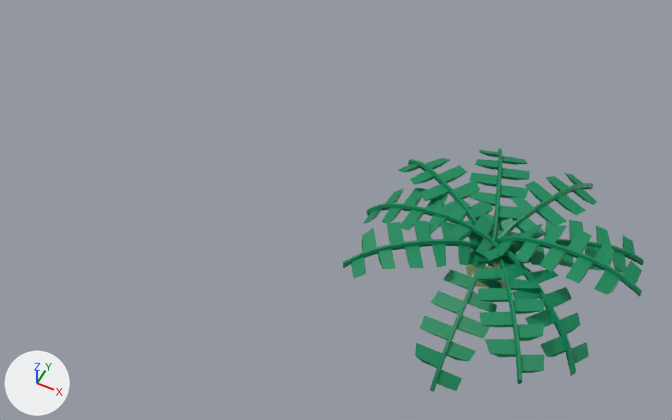
A saved change to the FBX model Assets/Models/GameSceneObjects/海線/Decorate/coco_tree_02.fbx.
Both versions are drawn from a camera (50 mm lens) standing at (14.7, -74.2, 105.1) and looking at (-21.9, -1.1, 13.7). Arrows for +X, +Y and +Z are at lower left; the lights stay in place.

Before the edit, the objects in view are built like this:
```python
me_cylinder_033 = bpy.data.meshes.new('Cylinder.033')
me_cylinder_033.from_pydata(...)  # 1327 vertices, 1290 faces; spans x -3313.0..3406.0, y 22.0..5290.0, z -2355.0..4218.0
# faces by material slot: [50, 60, 1180]
me_cylinder_033.materials.append(mat_material_011)  # brown #958274
me_cylinder_033.materials.append(mat_material_019)  # green #c3e7a6
me_cylinder_033.materials.append(mat_material_015)  # green #00885a
ob_coco_tree_3 = bpy.data.objects.new('coco_tree_3', me_cylinder_033)
ob_coco_tree_3.parent = ob_coco_tree_3_001
ob_coco_tree_3.location = (0.0, 0.0, 0.0)
ob_coco_tree_3.scale = (0.503, 0.503, 0.503)
```
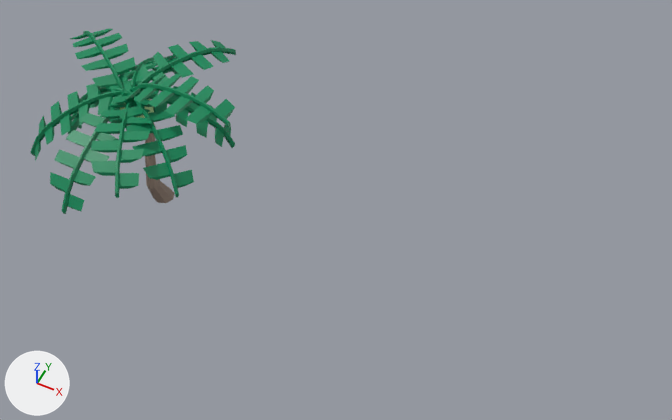
Patch to the scene script:
```diff
--- a/Assets/Models/GameSceneObjects/海線/Decorate/coco_tree_02.fbx.py
+++ b/Assets/Models/GameSceneObjects/海線/Decorate/coco_tree_02.fbx.py
@@ me_cylinder_033 @@
 # used by ob_coco_tree_3; parent = ob_coco_tree_3_001; location = (0.0, 0.0, 0.0); scale = (0.503, 0.503, 0.503)
-me_cylinder_033.from_pydata(...)  # 1327 vertices, 1290 faces; spans x -3313.0..3406.0, y 22.0..5290.0, z -2355.0..4218.0
+me_cylinder_033.from_pydata(...)  # 1327 vertices, 1290 faces; spans x -156450.0..165008.0, y -158131.0..166400.0, z -63835.0..198643.0
+# me_cylinder_033 part 1: the loose piece of 122 vertices spanning x -1389.0..461.0, y 4044.0..4747.0, z -2355.0..1054.0 is multiplied about its middle by the matrix ((-49.361, 0.0, -9.854), (9.854, 0.0, -49.361), (0.0, -50.334, 0.0)), then moved by (41221.0, 67961.0, -18159.0)
+# me_cylinder_033 part 2: the loose piece of 122 vertices spanning x -3313.0..29.0, y 3424.0..4727.0, z -38.0..1468.0 is multiplied about its middle by the matrix ((34.735, -8.879, 35.33), (-34.746, 6.589, 35.817), (-10.943, -49.105, -1.583)), then moved by (-61081.0, 37456.0, 19412.0)
+# me_cylinder_033 part 3: the loose piece of 122 vertices spanning x -2981.0..121.0, y 4044.0..4747.0, z -1149.0..1321.0 is multiplied about its middle by the matrix ((50.334, 0.0, 0.0), (0.0, 0.0, 50.334), (0.0, -50.334, 0.0)), then moved by (-76959.0, -45958.0, -18896.0)
+# me_cylinder_033 part 4: the loose piece of 122 vertices spanning x -713.0..717.0, y 2805.0..4361.0, z 970.0..4218.0 is multiplied about its middle by the matrix ((2.619, -20.845, -45.74), (49.615, 8.418, -0.996), (8.062, -45.035, 20.985)), then moved by (-70507.0, -10896.0, 37535.0)
+# me_cylinder_033 part 5: the loose piece of 122 vertices spanning x -438.0..1790.0, y 4044.0..4747.0, z -2230.0..954.0 is multiplied about its middle by the matrix ((50.334, 0.0, 0.0), (0.0, 0.0, 50.334), (0.0, -50.334, 0.0)), then moved by (26925.0, -82387.0, -18172.0)
+# me_cylinder_033 part 6: the loose piece of 122 vertices spanning x -2912.0..219.0, y 4044.0..4747.0, z 601.0..3113.0 is multiplied about its middle by the matrix ((-14.207, -24.179, -41.799), (46.283, -19.244, -4.599), (-13.771, -39.732, 27.664)), then moved by (-32561.0, -88609.0, 13556.0)
+# me_cylinder_033 part 7: the loose piece of 122 vertices spanning x 8.0..3406.0, y 4262.0..5290.0, z 229.0..1764.0 is multiplied about its middle by the matrix ((50.334, 0.0, 0.0), (0.0, 0.0, 50.334), (0.0, -50.334, 0.0)), then moved by (77798.0, -491.0, -38967.0)
+# me_cylinder_033 part 8: the loose piece of 122 vertices spanning x -218.0..2112.0, y 4044.0..4747.0, z 693.0..3935.0 is multiplied about its middle by the matrix ((-3.456, 26.204, 42.837), (-48.47, -12.964, 4.021), (13.126, -40.974, 26.123)), then moved by (53725.0, -36900.0, 15494.0)
+# me_cylinder_033 part 9: the loose piece of 122 vertices spanning x -95.0..2844.0, y 3413.0..4692.0, z 515.0..2999.0 is multiplied about its middle by the matrix ((26.836, -8.873, -41.649), (42.583, 5.895, 26.182), (0.262, -49.194, 10.65)), then moved by (-4120.0, 81273.0, 16825.0)
+# me_cylinder_033 part 10: the loose piece of 122 vertices spanning x -107.0..3244.0, y 4044.0..4747.0, z -760.0..1313.0 is multiplied about its middle by the matrix ((26.659, 15.802, -39.663), (41.775, 0.0, 28.079), (8.815, -47.79, -13.115)), then moved by (61726.0, 39153.0, -9499.0)
+# me_cylinder_033 part 11: a new loose piece of 56 vertices spanning x -13827.0..19925.0, y -39537.0..7574.0, z -1180.0..198643.0, in mat_material_011 (brown #958274)
+# me_cylinder_033 part 12: a new loose piece of 17 vertices spanning x -12189.0..26108.0, y -26119.0..11294.0, z -4982.0..31382.0, in mat_material_019 (green #c3e7a6)
+# me_cylinder_033 part 13: the loose piece of 17 vertices spanning x -449.0..330.0, y 3205.0..3966.0, z 743.0..1480.0 is deleted
 me_cylinder_033.materials.append(mat_material_011)
@@ ob_coco_tree_3 @@
 ob_coco_tree_3 = bpy.data.objects.new('coco_tree_3', me_cylinder_033)
-ob_coco_tree_3.parent = ob_coco_tree_3_001
-ob_coco_tree_3.location = (0.0, 0.0, 0.0)
-ob_coco_tree_3.scale = (0.503, 0.503, 0.503)
+ob_coco_tree_3.parent = ob_coco_tree_2_001
+ob_coco_tree_3.location = (64.25, 2004.0, 141.5)
+ob_coco_tree_3.rotation_euler = (1.571, 0.0, 0.0)  # degrees (90, 0, 0)
+ob_coco_tree_3.scale = (0.01, 0.01, 0.01)
@@ ob_coco_tree_2_001 @@
+ob_coco_tree_2_001 = bpy.data.objects.new('coco_tree_2.001', None)
+ob_coco_tree_2_001.location = (-53.12, 0.0, 0.0)
+ob_coco_tree_2_001.rotation_euler = (1.571, 0.0, 0.0)  # degrees (90, 0, 0)
+ob_coco_tree_2_001.scale = (0.01, 0.01, 0.01)
```

Location of each change, (x1, y1, x2, y2) in pixels of the pictures (672 x 420 px; the box of a moved part takes in the faces that stretch with it):
'coco_tree_3', reshaped, moved, turned, rescaled: before (343, 148, 644, 392); after (30, 28, 236, 214)
part 1 of me_cylinder_033, moved or reshaped: before (469, 148, 530, 251); after (91, 102, 152, 198)
part 2 of me_cylinder_033, moved or reshaped: before (363, 188, 494, 255); after (30, 84, 131, 161)
part 3 of me_cylinder_033, moved or reshaped: before (398, 158, 501, 256); after (70, 28, 139, 89)
part 4 of me_cylinder_033, moved or reshaped: before (415, 254, 502, 392); after (68, 75, 128, 134)
part 5 of me_cylinder_033, moved or reshaped: before (498, 173, 597, 253); after (138, 40, 236, 100)
part 6 of me_cylinder_033, moved or reshaped: before (343, 220, 494, 278); after (120, 55, 177, 88)
part 7 of me_cylinder_033, moved or reshaped: before (494, 224, 642, 296); after (125, 74, 235, 128)
part 8 of me_cylinder_033, moved or reshaped: before (475, 253, 544, 384); after (122, 83, 235, 148)
part 9 of me_cylinder_033, moved or reshaped: before (482, 241, 589, 376); after (50, 104, 126, 214)
part 10 of me_cylinder_033, moved or reshaped: before (502, 220, 644, 273); after (113, 90, 194, 197)
part 11 of me_cylinder_033, added (brown): after (145, 122, 175, 203)
part 12 of me_cylinder_033, added: after (137, 99, 154, 118)
part 13 of me_cylinder_033, deleted: before (466, 263, 498, 288)
